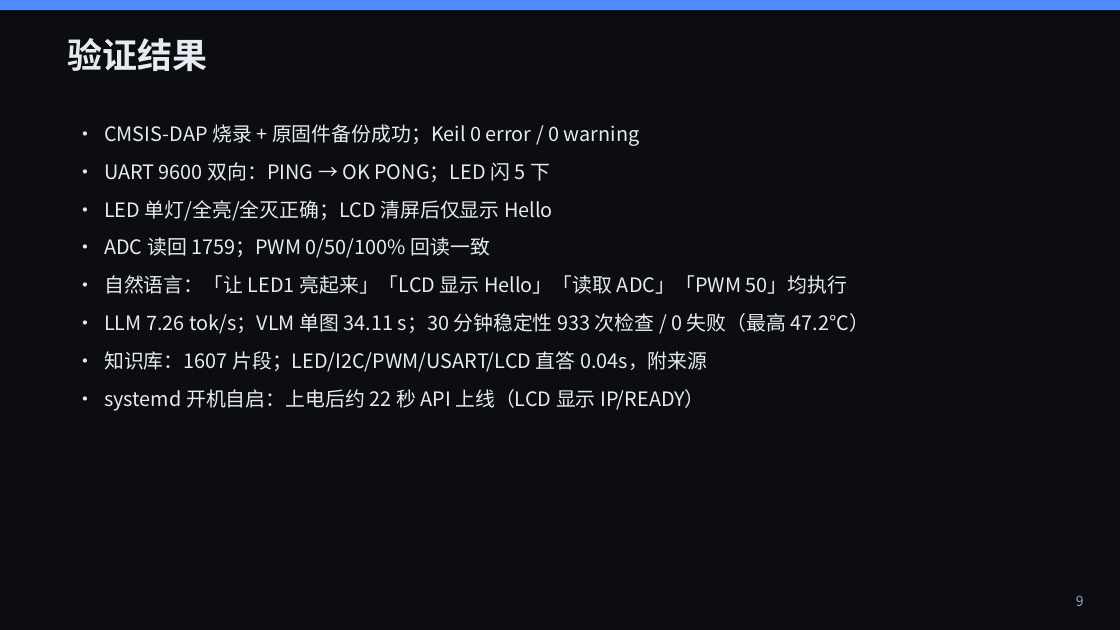
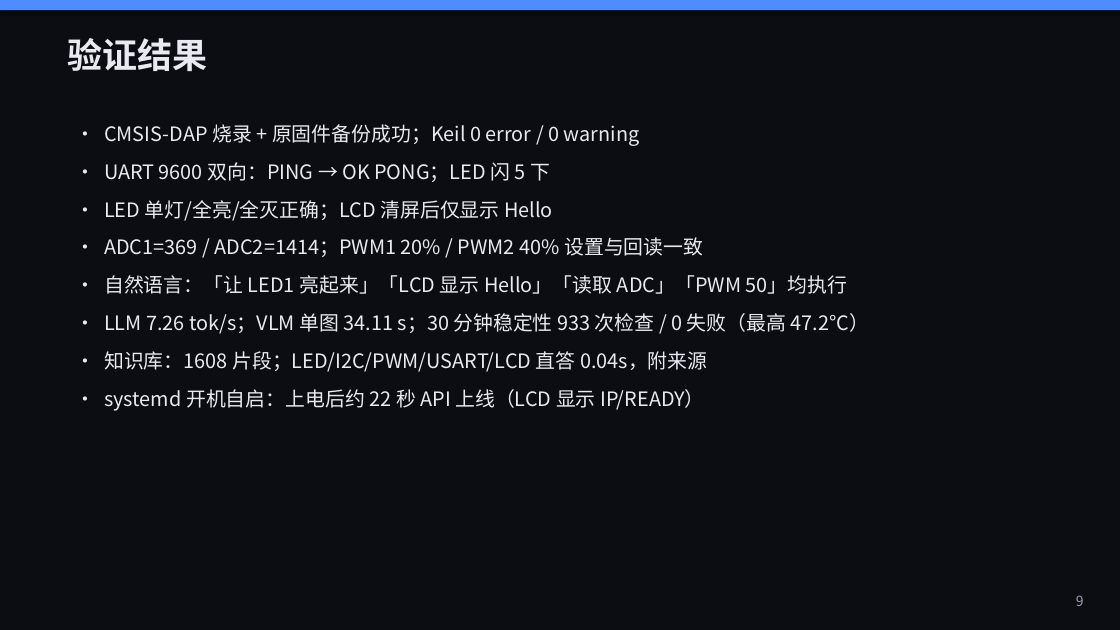
Before and after one commit to Apple-1814/Design-and-Implementation-of-an-Edge-Side-Multimodal-AI-Interaction-Terminal-Based-on-Raspberry-Pi-4, a slide deck: slide 9 of paper/答辩PPT.pptx. Drawn at 1120x630 pixels with LibreOffice and Linux fonts; fonts in the diff are those of the drawing. Boxes give left, top, right and bottom in pixels: in the first picture for what was removed or moved away, otherwise in the second. Text is boxed around its words. In the diff, an @@ line names an element or a change of style, - is before the commit and + after.

```diff
--- a/paper/答辩PPT.pptx
+++ b/paper/答辩PPT.pptx
@@ text at (104, 237, 703, 257): text changed @@
-• ADC 读回 1759；PWM 0/50/100% 回读一致
+• ADC1=369 / ADC2=1414；PWM1 20% / PWM2 40% 设置与回读一致
@@ text at (104, 351, 707, 372): text changed @@
-• 知识库：1607 片段；LED/I2C/PWM/USART/LCD 直答 0.04s，附来源
+• 知识库：1608 片段；LED/I2C/PWM/USART/LCD 直答 0.04s，附来源
```
Also in this commit, not shown: 4 other slides changed, 24 other files.
